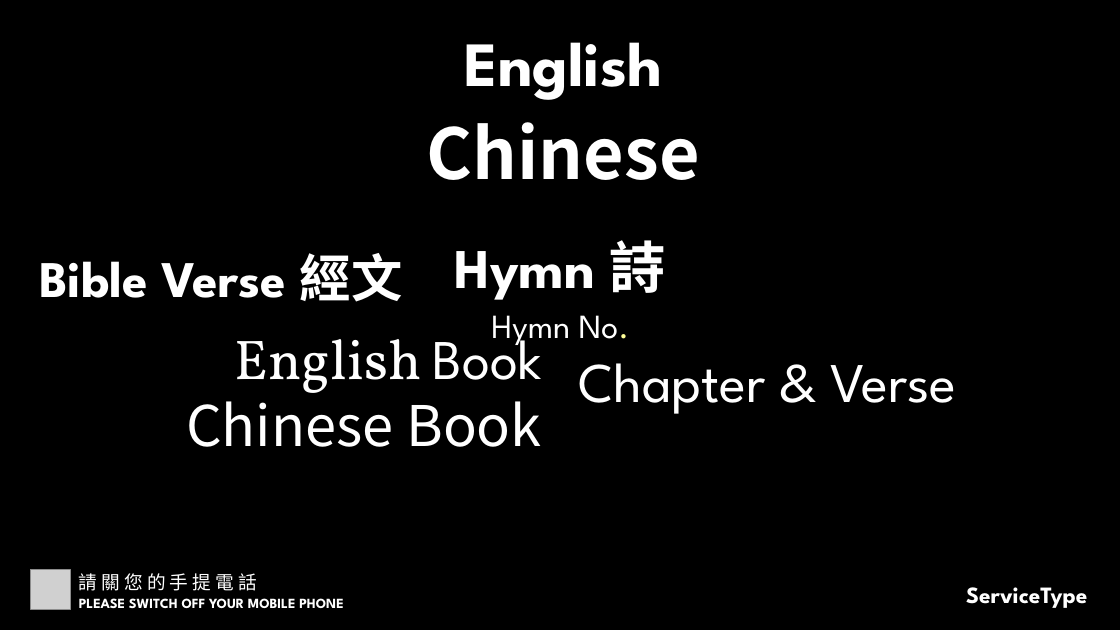
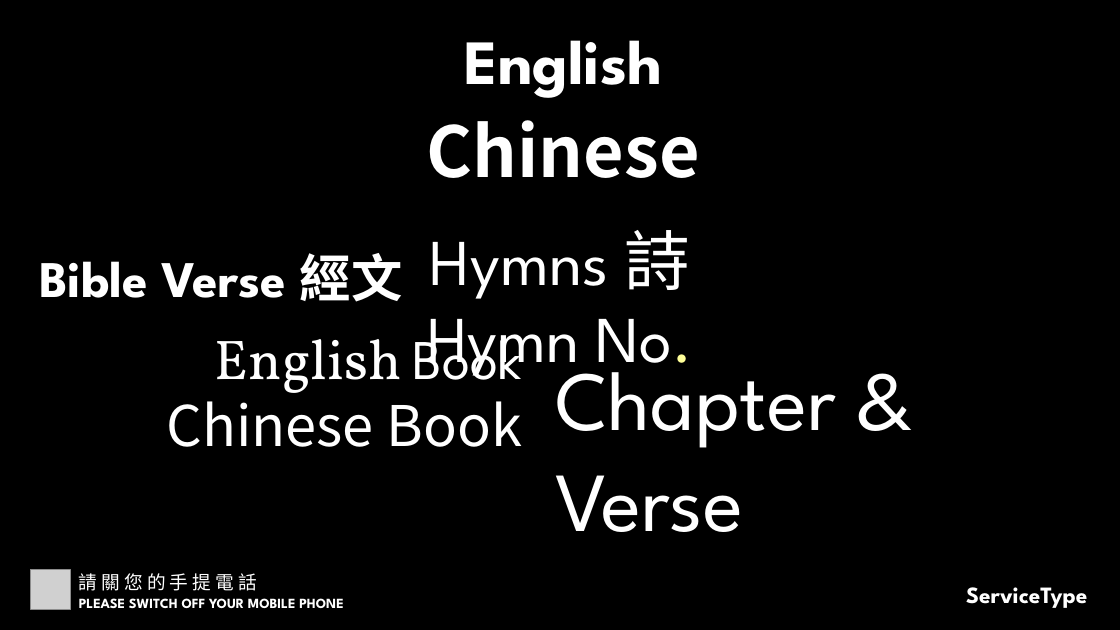
Before and after one commit to calebchanwy/tjc-powerpoint, a slide deck: slide 1 of TJCPowerPoint/Resources/ServiceWidescreen.pptx. Drawn at 1120x630 pixels with LibreOffice and Linux fonts; fonts in the diff are those of the drawing; grey boxes stand for pictures. Boxes give left, top, right and bottom in pixels: in the first picture for what was removed or moved away, otherwise in the second. Text is boxed around its words. In the diff, an @@ line names an element or a change of style, - is before the commit and + after.

```diff
--- a/TJCPowerPoint/Resources/ServiceWidescreen.pptx
+++ b/TJCPowerPoint/Resources/ServiceWidescreen.pptx
@@ text at (430, 230, 690, 299): text changed; size 48 to 56 pt; bold off @@
-Hymn 詩
+Hymns 詩
@@ text "Hymn No." at (428, 296, 693, 381): size 29 to 56 pt; more space between paragraphs @@
@@ text "English Book": place and size @@
-text "English Book" at (235, 323, 542, 405)
+text "English Book" at (215, 323, 522, 405)
@@ text "Chapter & Verse": place and size @@
-text "Chapter & Verse" at (578, 363, 957, 414)
+text "Chapter & Verse" at (555, 346, 836, 532)
@@ text "Chapter & Verse" at (555, 346, 836, 532): size 48 to 72 pt; more space between paragraphs @@
@@ text "Chinese Book": place and size @@
-text "Chinese Book" at (186, 389, 542, 447)
+text "Chinese Book" at (166, 389, 522, 447)
```
Also in this commit, not shown: 18 other files.
